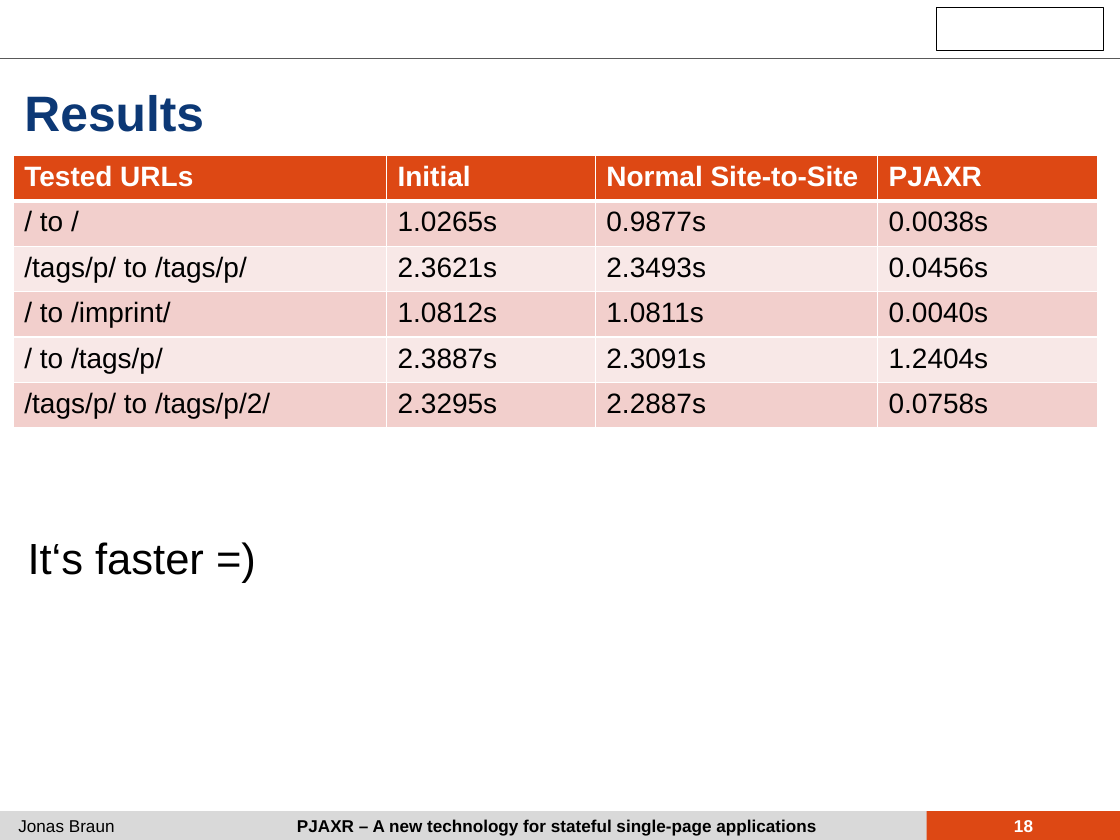
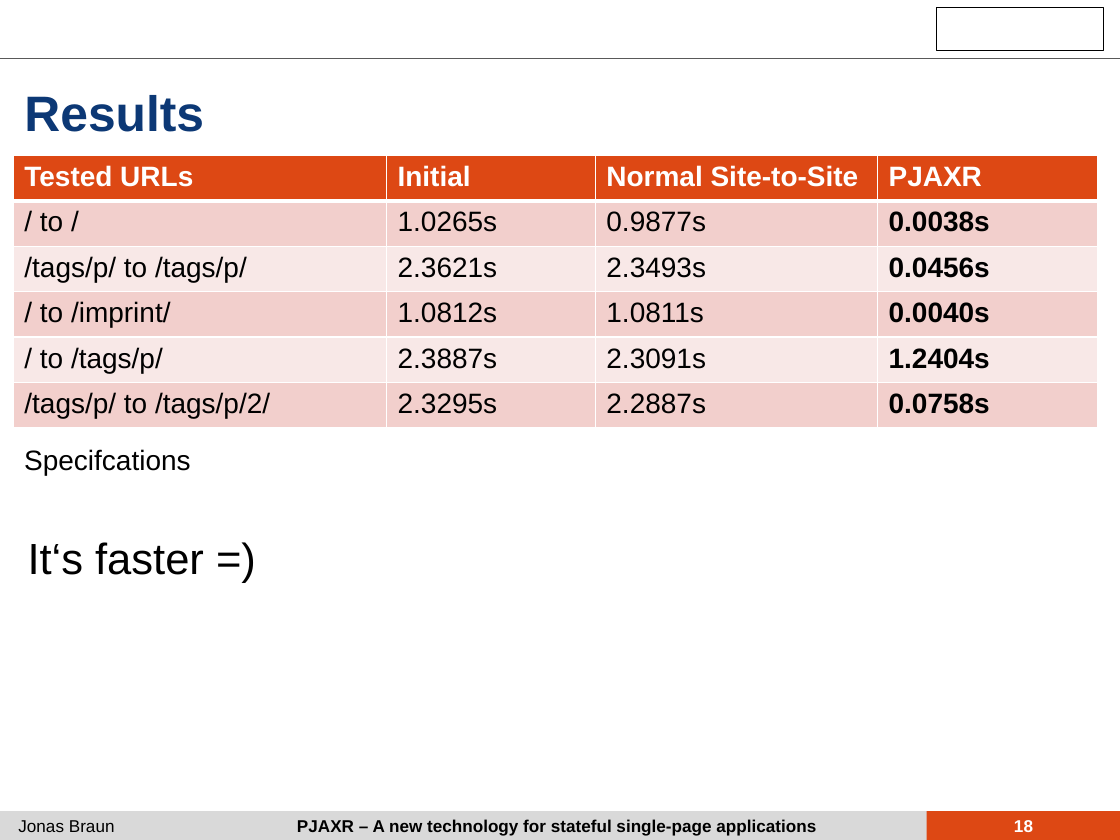
Before and after one commit to iekadou/bachelor-thesis, a slide deck: slide 18 of colloquium/colloquium.pptx. Drawn at 1120x840 pixels with LibreOffice and Linux fonts; fonts in the diff are those of the drawing; background and template pictures are left out. Boxes give left, top, right and bottom in pixels: in the first picture for what was removed or moved away, otherwise in the second. Text is boxed around its words. In the diff, an @@ line names an element or a change of style, - is before the commit and + after.

```diff
--- a/colloquium/colloquium.pptx
+++ b/colloquium/colloquium.pptx
@@ table at (x1=13, y1=156, x2=1098, y2=428) @@
@@ bold on in "0.0038s", "0.0456s", "0.0040s", "1.2404s" and 1 more places @@
@@ text added at (x1=24, y1=449, x2=190, y2=475), 18 pt, text #000000 @@
+Specifcations
```
Also in this commit, not shown: 4 other slides changed, 54 other files.
